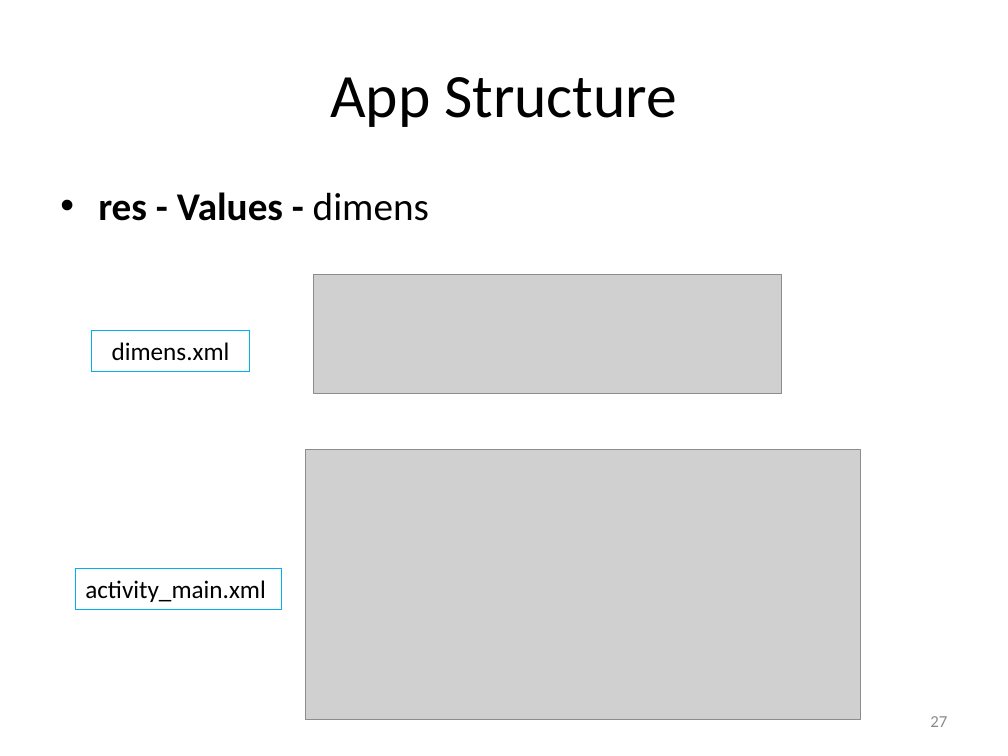
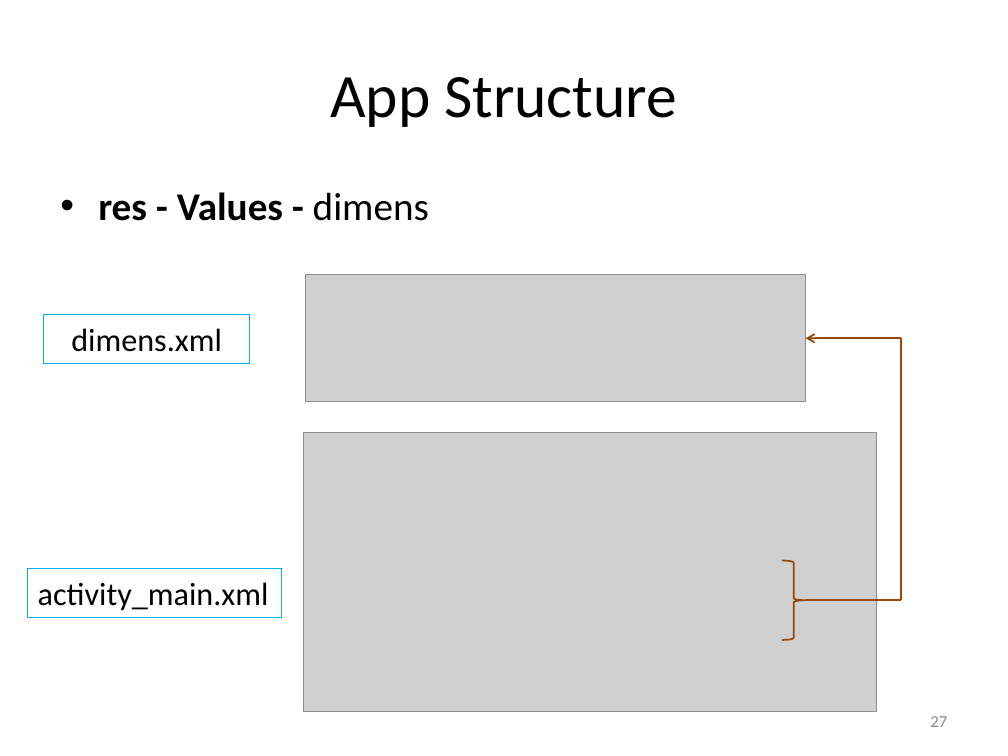
Before and after one commit to hs9021401/FIT_Android, a slide deck: slide 27 of The introduction of Android.pptx. Drawn at 1008x756 pixels with LibreOffice and Linux fonts; fonts in the diff are those of the drawing; grey boxes stand for pictures. Boxes give left, top, right and bottom in pixels: in the first picture for what was removed or moved away, otherwise in the second. Text is boxed around its words. In the diff, an @@ line names an element or a change of style, - is before the commit and + after.

```diff
--- a/The introduction of Android.pptx
+++ b/The introduction of Android.pptx
@@ picture: place and size @@
-picture at [313,275,782,394]
+picture at [306,275,806,402]
@@ rectangle "dimens.xml" at [43,314,250,364]: size 18 to 23 pt @@
@@ rectangle "dimens.xml": place and size @@
-rectangle "dimens.xml" at [92,331,250,371]
+rectangle "dimens.xml" at [43,314,250,364]
@@ arrow added from (901, 339) to (805, 339), #984807 1.25 pt @@
@@ line added from (901, 600) to (901, 339), #984807 1.25 pt @@
@@ picture: place and size @@
-picture at [305,450,860,720]
+picture at [304,432,878,712]
@@ rectangle "activity_main.xml": place and size @@
-rectangle "activity_main.xml" at [76,569,282,609]
+rectangle "activity_main.xml" at [28,569,282,618]
@@ rectangle "activity_main.xml" at [28,569,282,618]: size 18 to 23 pt @@
@@ right brace added at [782,560,806,640], outline #984807 1.25 pt @@
@@ line added from (805, 600) to (901, 600), #984807 1.25 pt @@
```
Also in this commit, not shown: 27 other slides changed, 29 other files.
